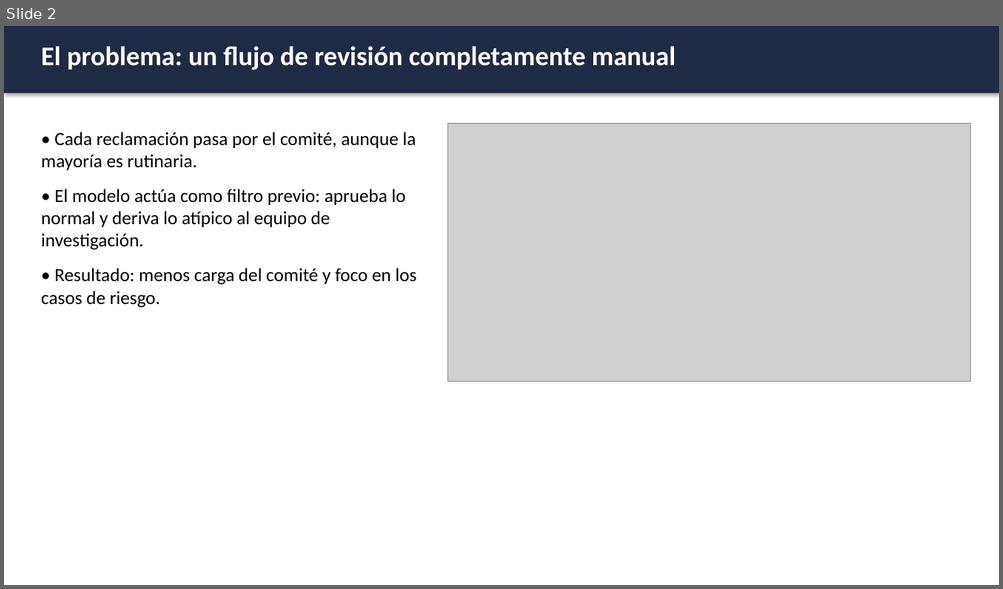
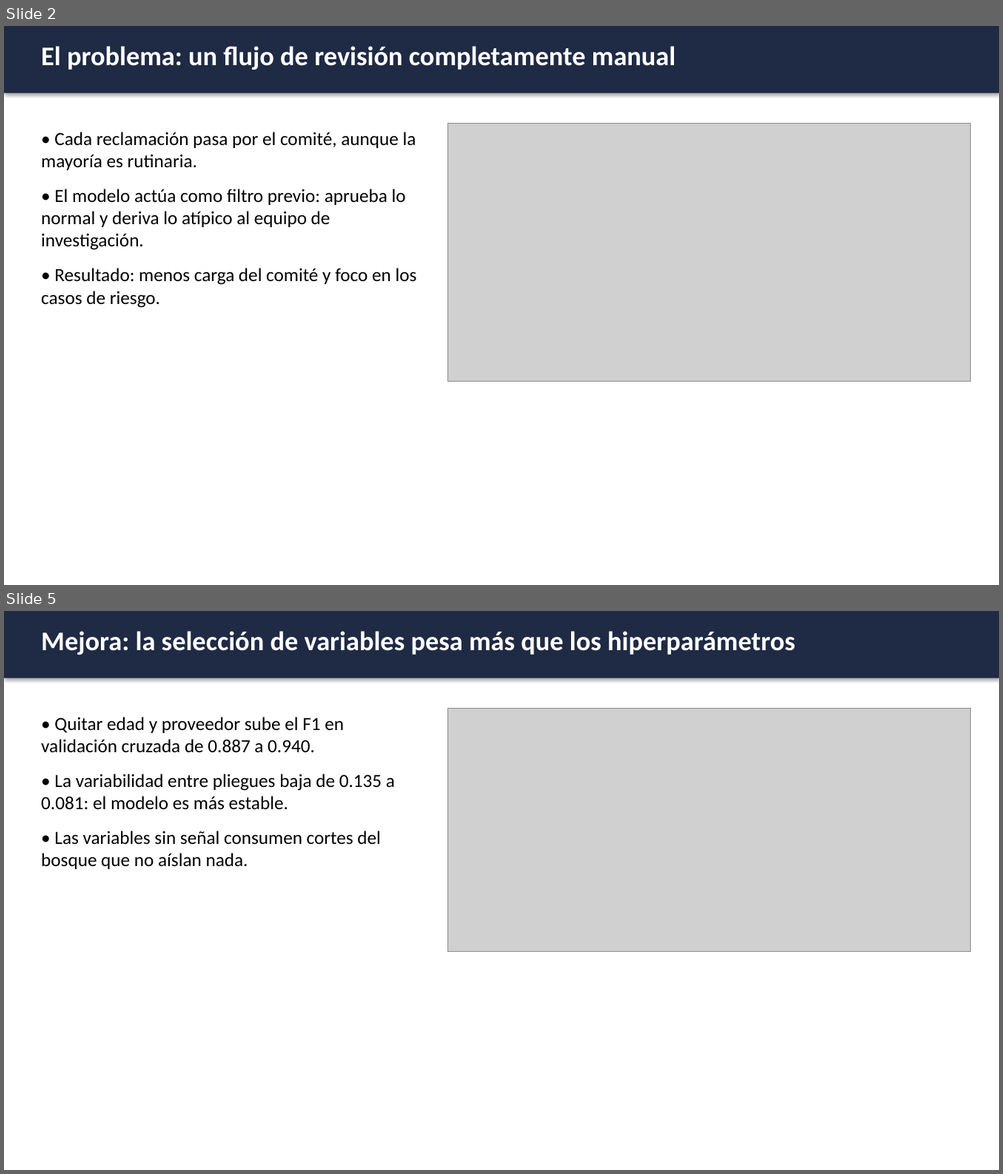
Before and after one commit to CesarPR30/Practica04, a slide deck: presentacion/presentacion_practica4.pptx. Shown one above the other, each under a label of ours: slide 2 before the commit, slides 2 and 5 after it; the slides between them are not shown. The pictures are 1003x589 and 1003x1174 pixels, drawn with LibreOffice and Linux fonts; fonts in the diff are those of the drawing; grey boxes stand for pictures. Boxes give left, top, right and bottom in pixels: in the first picture for what was removed or moved away, otherwise in the second. Text is boxed around its words. In the diff, an @@ line names an element or a change of style, - is before the commit and + after.

Commit message:
Regenera capturas, actualiza informe y presentación con el modelo mejorado; agrega index para GitHub Pages

```diff
--- a/presentacion/presentacion_practica4.pptx
+++ b/presentacion/presentacion_practica4.pptx
@@ slide 5 added at (4,611,999,1170), background #FFFFFF @@
@@ rectangle added at (4,611,999,678), fill #1F2A44 @@
@@ text added at (41,631,795,655), 26 pt, text #FFFFFF, bold @@
+Mejora: la selección de variables pesa más que los hiperparámetros
@@ text added at (41,717,395,869), 18 pt, text #000000 @@
+• Quitar edad y proveedor sube el F1 en validación cruzada de 0.887 a 0.940.
+• La variabilidad entre pliegues baja de 0.135 a 0.081: el modelo es más estable.
+• Las variables sin señal consumen cortes del bosque que no aíslan nada.
@@ picture added at (448,708,970,952) @@
```
Also in this commit, not shown: 5 slides changed, 19 other files.
